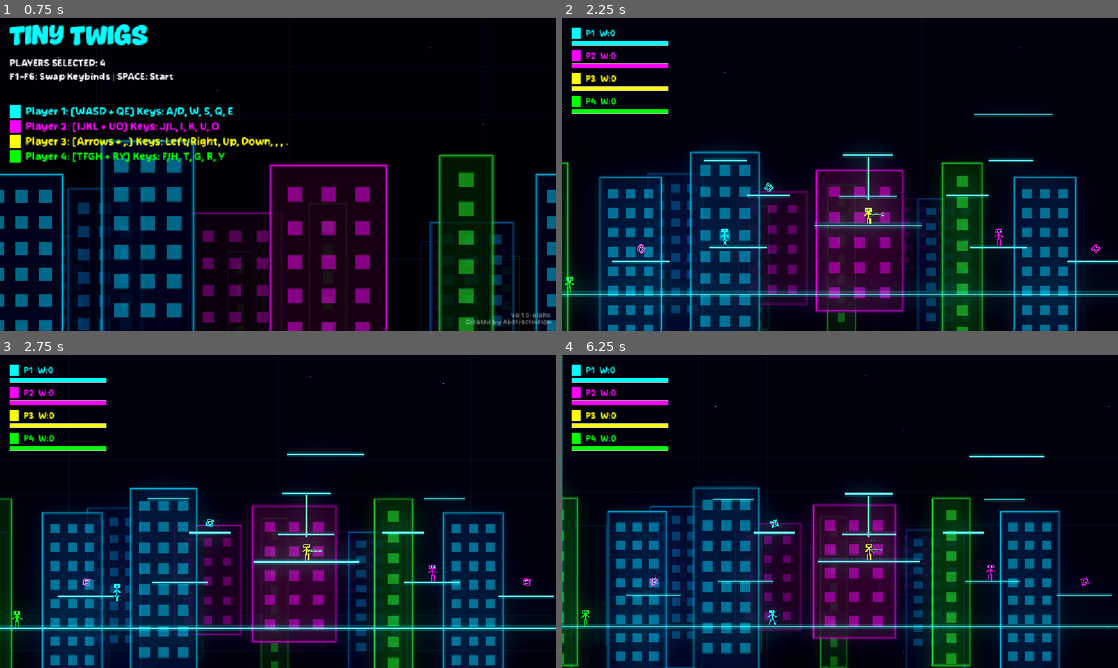
Above: before the commit, frames 1-4 (two rows, left to right).
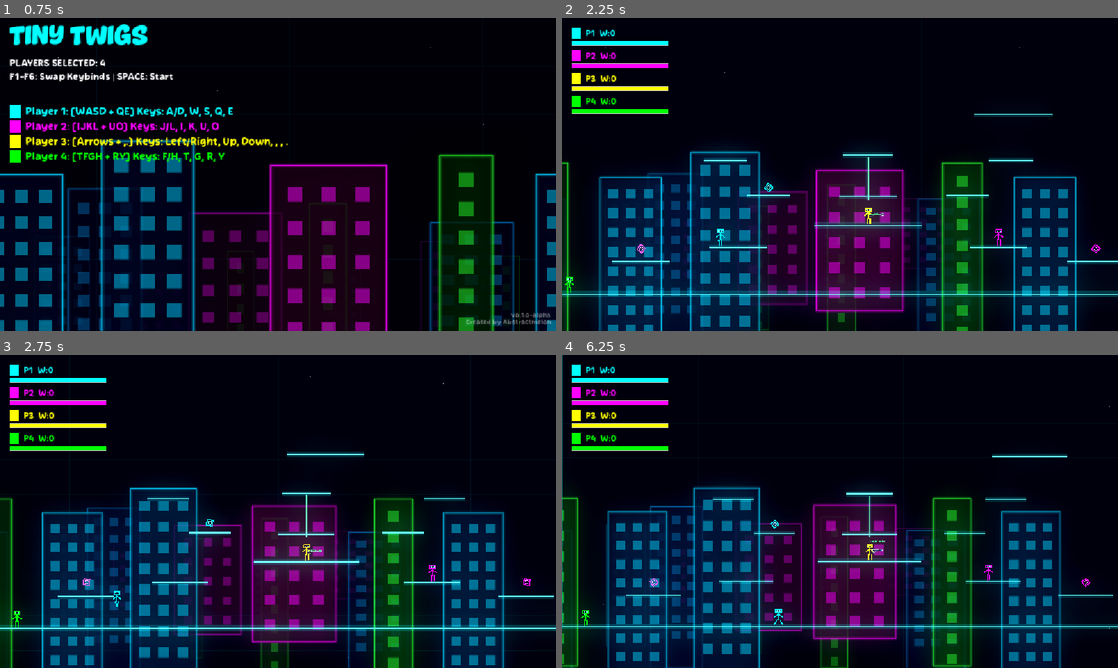
Above: after the commit, the same moments.

Repository: AbstractMelon/tiny-twigs
Game: Godot game, scene res://scenes/menu/menu.tscn
The game is run twice, just before and just after one commit, with the same random seed, the same clock (stepped at 60 frames per second) and the same inputs. Sound files missing from this copy of the repository are replaced by a short silence.
Inputs (mouse positions are in pixels of both pictures, inside the frame that each line leads up to):
- Up to frame 1 (0.75 s): tap Enter at 0.5 s; hold D from 0.53 s (still down); tap E at 0.6 s
- Up to frame 2 (2.25 s): tap Space at 0.77, 1.52 s; tap 2 at 1.35 s; tap E at 1.55 s; release D at 2.03 s; hold A from 2.03 s (still down); tap 6 at 2.1 s
- Up to frame 3 (2.75 s): keep holding A; tap E at 2.3 s
- Up to frame 4 (6.25 s): release A at 2.78 s; hold D 2.78-4.25 s; tap 0 at 2.85 s; tap Space at 3.02, 3.77, 5.27 s; tap E at 3.05, 3.8, 5.1, 6.05 s; tap Q at 3.6 s; tap Escape (ui_cancel) at 4.15 s; click (840, 511) at 4.25 s, where only the run after the commit has a clickable "Resume"; hold A 5.03-5.78 s; hold D from 5.78 s (still down); tap J at 5.85 s

Frame 1 is identical in both runs. In frame 2, less than 0.1% of the frame differs, in the area x 27-30%, y 67-73%; in frame 3, less than 0.1%; in frame 4, 5.2%, in the area x 0-100%, y 6-100%.

Commit message:
Pause menu and grenade fix

Diff:
--- a/entities/player/player.gd
+++ b/entities/player/player.gd
@@ -61,6 +61,8 @@
 func _ready():
 	_setup_input_actions()
 	_setup_visual_style()
+	motion_mode = CharacterBody2D.MOTION_MODE_GROUNDED
+	safe_margin = 0.1
 
 func _setup_input_actions():
 	# Set up input action names based on player ID
@@ -92,7 +94,7 @@
 	_handle_jump()
 	_handle_movement()
 	_update_weapon_orientation(delta)
-	await _handle_combat()
+	_handle_combat() # Removed await
 	_animate_body_parts()
 
 	move_and_slide()
@@ -125,18 +127,14 @@
 		coyote_timer = 0
 
 func _handle_movement():
-	var direction = 0.0
-	if Input.is_action_pressed(input_left):
-		direction -= 1.0
-	if Input.is_action_pressed(input_right):
-		direction += 1.0
+	var direction = Input.get_axis(input_left, input_right)
 
 	var control_factor = AIR_CONTROL if not is_on_floor() else 1.0
 
 	if direction != 0:
-		velocity.x = move_toward(velocity.x, direction * SPEED, SPEED * control_factor * 0.1)
-	else:
-		velocity.x = move_toward(velocity.x, 0, SPEED * 0.15)
+		velocity.x = move_toward(velocity.x, direction * SPEED, SPEED * control_factor * 0.2)
+	else:
+		velocity.x = move_toward(velocity.x, 0, SPEED * 0.25)
 
 func _handle_combat():
 	# Block
@@ -147,7 +145,7 @@
 
 	# Shoot
 	if Input.is_action_pressed(input_shoot) and current_weapon:
-		await _shoot_weapon()
+		_shoot_weapon() # Removed await
 
 	# Drop weapon
 	if Input.is_action_just_pressed(input_drop) and current_weapon:
@@ -162,7 +160,7 @@
 	if visuals.scale.x < 0:
 		direction = Vector2.LEFT.rotated(-weapon_holder.rotation)
 
-	if await current_weapon.fire(global_position, direction):
+	if current_weapon.fire(global_position, direction): # Removed await
 		# Recoil - apply in opposite direction of shot
 		velocity -= direction * current_weapon.recoil_force
 		_play_shoot_animation()
--- a/entities/weapons/deployables/grenade.tscn
+++ b/entities/weapons/deployables/grenade.tscn
@@ -6,8 +6,8 @@
 radius = 6.0
 
 [node name="Grenade" type="RigidBody2D"]
-collision_layer = 16
-collision_mask = 2
+collision_layer = 4
+collision_mask = 3
 script = ExtResource("1_grenade")
 
 [node name="CollisionShape2D" type="CollisionShape2D" parent="."]
--- a/entities/weapons/scripts/grenade.gd
+++ b/entities/weapons/scripts/grenade.gd
@@ -49,14 +49,15 @@
 	circle_shape.radius = explosion_radius
 	query.shape = circle_shape
 	query.transform = Transform2D(0, global_position)
-	query.collision_mask = 1  # Players layer
+	query.collision_mask = 1 + 2 # Environment and Players
 
 	var results = space_state.intersect_shape(query)
 
 	for result in results:
 		var body = result.collider
-		if body is Player and body != thrower:
+		if body is Player: # Allowed to damage self too
 			var direction_to_player = (body.global_position - global_position).normalized()
+			if direction_to_player == Vector2.ZERO: direction_to_player = Vector2.UP
 			var distance = global_position.distance_to(body.global_position)
 			var falloff = 1.0 - (distance / explosion_radius)
 			var knockback = direction_to_player * explosion_force * falloff
--- a/scenes/main/main.gd
+++ b/scenes/main/main.gd
@@ -114,6 +114,7 @@
 
 
 func _return_to_menu() -> void:
+	get_tree().paused = false
 	get_tree().change_scene_to_file("res://scenes/menu/menu.tscn")
 
 
--- a/ui/game_ui.gd
+++ b/ui/game_ui.gd
@@ -12,27 +12,51 @@
 @onready var restart_button = $WinScreen/Panel/VBox/Buttons/RestartButton
 @onready var menu_button = $WinScreen/Panel/VBox/Buttons/MenuButton
 
+@onready var pause_menu = $PauseMenu
+@onready var resume_button = $PauseMenu/Panel/VBox/Buttons/ResumeButton
+@onready var exit_button = $PauseMenu/Panel/VBox/Buttons/ExitButton
+
 var body_font = GameState.theme_font
 var player_labels: Array = []
 
 func _ready():
 	game_hud.hide()
 	win_screen.hide()
+	pause_menu.hide()
 
 	restart_button.pressed.connect(_on_restart_pressed)
 	menu_button.pressed.connect(_on_menu_pressed)
 
+	resume_button.pressed.connect(_toggle_pause)
+	exit_button.pressed.connect(_on_menu_pressed)
+
 
 func _unhandled_input(event):
+	if event.is_action_pressed("ui_cancel") or (event is InputEventKey and event.pressed and event.keycode == KEY_ESCAPE):
+		if not win_screen.visible:
+			_toggle_pause()
+		return
+
 	if not win_screen.visible:
 		return
 	if event is InputEventKey and event.pressed and not event.echo:
 		if event.keycode == KEY_SPACE:
 			_on_restart_pressed()
 
+func _toggle_pause():
+	var new_pause_state = not get_tree().paused
+	get_tree().paused = new_pause_state
+	pause_menu.visible = new_pause_state
+
+	if new_pause_state:
+		# Ensure we can still use the mouse for buttons
+		Input.mouse_mode = Input.MOUSE_MODE_VISIBLE
+
 func show_game_ui(players: Array):
 	game_hud.show()
 	win_screen.hide()
+	pause_menu.hide()
+	get_tree().paused = false
 
 	# Clear existing status indicators
 	for child in player_status_list.get_children():
--- a/ui/game_ui.tscn
+++ b/ui/game_ui.tscn
@@ -5,6 +5,7 @@
 [ext_resource type="FontFile" uid="uid://vbeuxh0j6fyt" path="res://assets/fonts/Daily Vibes.otf" id="3_body_font"]
 
 [node name="UI" type="CanvasLayer" unique_id=1258057874]
+process_mode = 3
 script = ExtResource("1_script")
 
 [node name="GameHUD" type="Control" parent="." unique_id=1488635023]
@@ -65,3 +66,49 @@
 theme_override_fonts/font = ExtResource("3_body_font")
 theme_override_font_sizes/font_size = 24
 text = "Main Menu"
+
+[node name="PauseMenu" type="CenterContainer" parent="." unique_id=113358467]
+process_mode = 2
+visible = false
+anchors_preset = 15
+anchor_right = 1.0
+anchor_bottom = 1.0
+grow_horizontal = 2
+grow_vertical = 2
+
+[node name="Panel" type="PanelContainer" parent="PauseMenu"]
+custom_minimum_size = Vector2(400, 250)
+layout_mode = 2
+
+[node name="VBox" type="VBoxContainer" parent="PauseMenu/Panel"]
+layout_mode = 2
+theme_override_constants/separation = 20
+alignment = 1
+
+[node name="Title" type="Label" parent="PauseMenu/Panel/VBox"]
+layout_mode = 2
+theme_override_fonts/font = ExtResource("2_title_font")
+theme_override_font_sizes/font_size = 48
+text = "PAUSED"
+horizontal_alignment = 1
+
+[node name="Buttons" type="VBoxContainer" parent="PauseMenu/Panel/VBox"]
+layout_mode = 2
+theme_override_constants/separation = 15
+alignment = 1
+
+[node name="ResumeButton" type="Button" parent="PauseMenu/Panel/VBox/Buttons" unique_id=1411066731]
+custom_minimum_size = Vector2(200, 50)
+layout_mode = 2
+size_flags_horizontal = 4
+theme_override_fonts/font = ExtResource("3_body_font")
+theme_override_font_sizes/font_size = 24
+text = "Resume"
+
+[node name="ExitButton" type="Button" parent="PauseMenu/Panel/VBox/Buttons" unique_id=1411066732]
+custom_minimum_size = Vector2(200, 50)
+layout_mode = 2
+size_flags_horizontal = 4
+theme_override_fonts/font = ExtResource("3_body_font")
+theme_override_font_sizes/font_size = 24
+text = "Exit to Menu"
